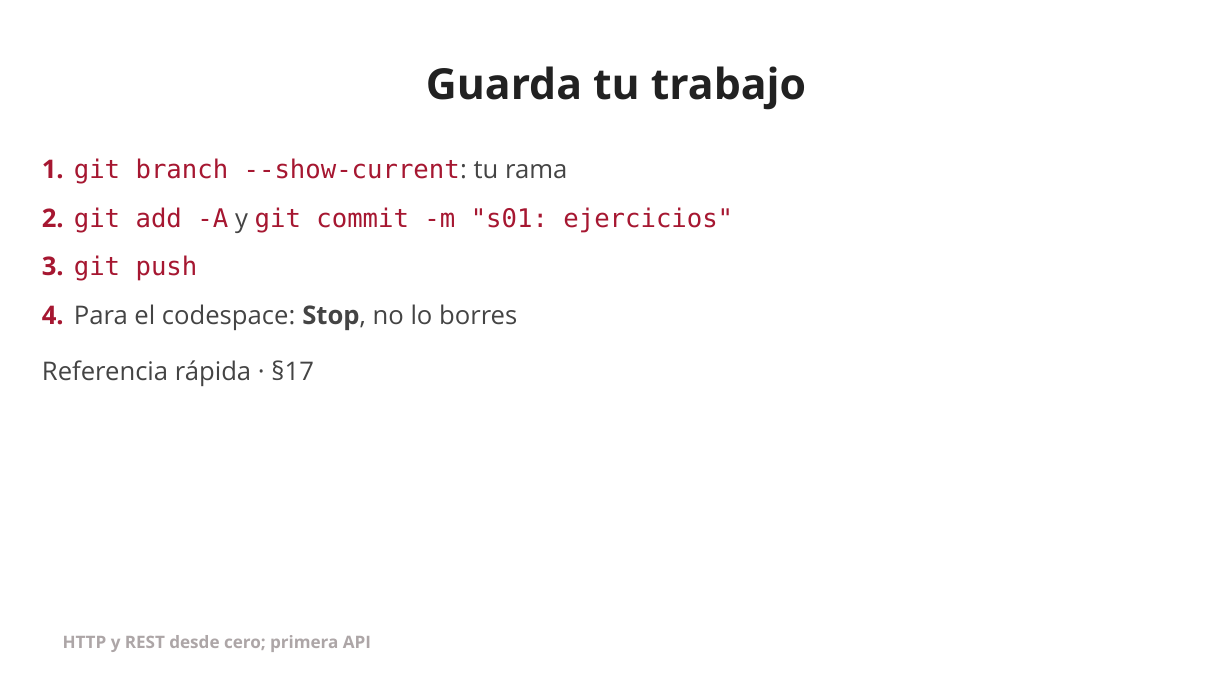
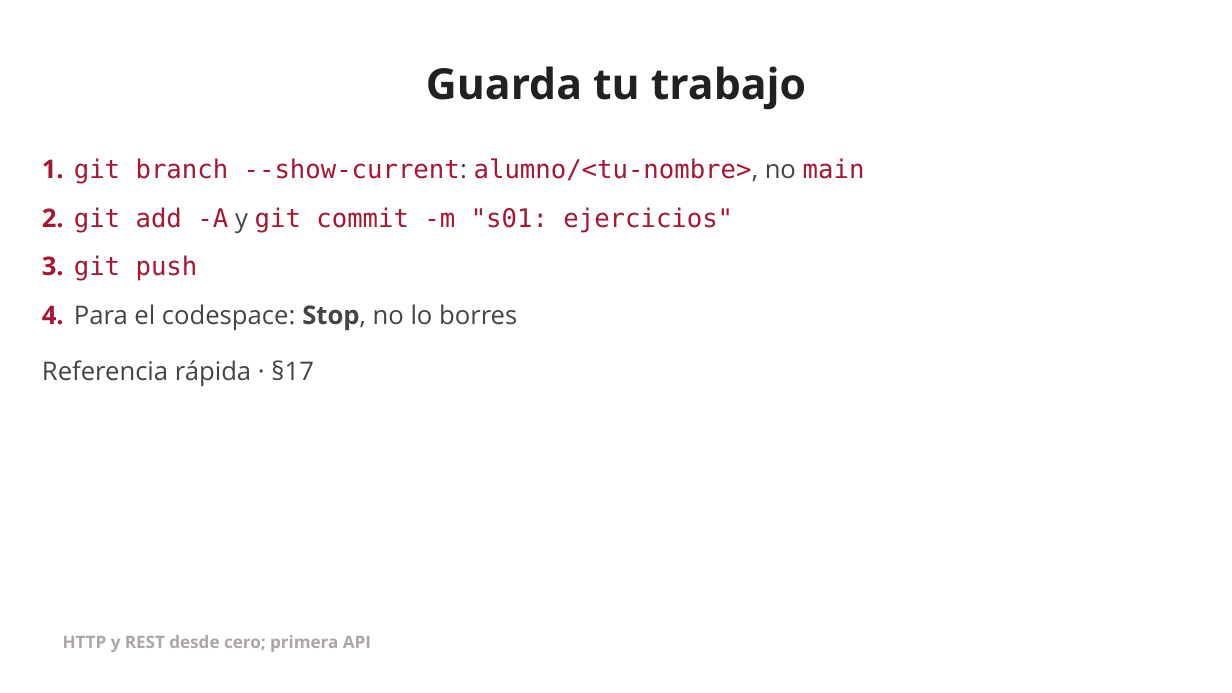
Before and after one commit to jserranof/formacion-openapi-jserranof, a slide deck: slide 70 of docs/sesiones/presentaciones/s01-presentacion.pptx. Drawn at 1232x693 pixels with LibreOffice and Linux fonts; fonts in the diff are those of the drawing; background and template pictures are left out. Boxes give left, top, right and bottom in pixels: in the first picture for what was removed or moved away, otherwise in the second. Text is boxed around its words. In the diff, an @@ line names an element or a change of style, - is before the commit and + after.

Commit message:
docs(s01): crear la rama personal alumno/<nombre> en el §0

```diff
--- a/docs/sesiones/presentaciones/s01-presentacion.pptx
+++ b/docs/sesiones/presentaciones/s01-presentacion.pptx
@@ text at [74,158,865,184]: text changed @@
-git branch --show-current: tu rama
+git branch --show-current: alumno/<tu-nombre>, no main
```
Also in this commit, not shown: 1 other slide changed, 7 other files.
